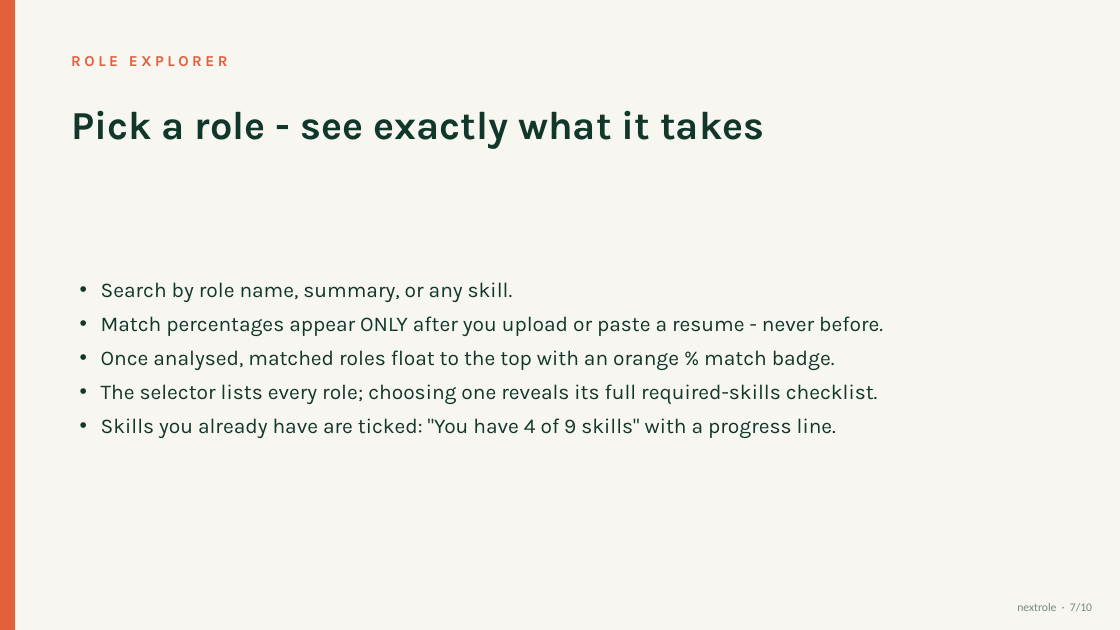
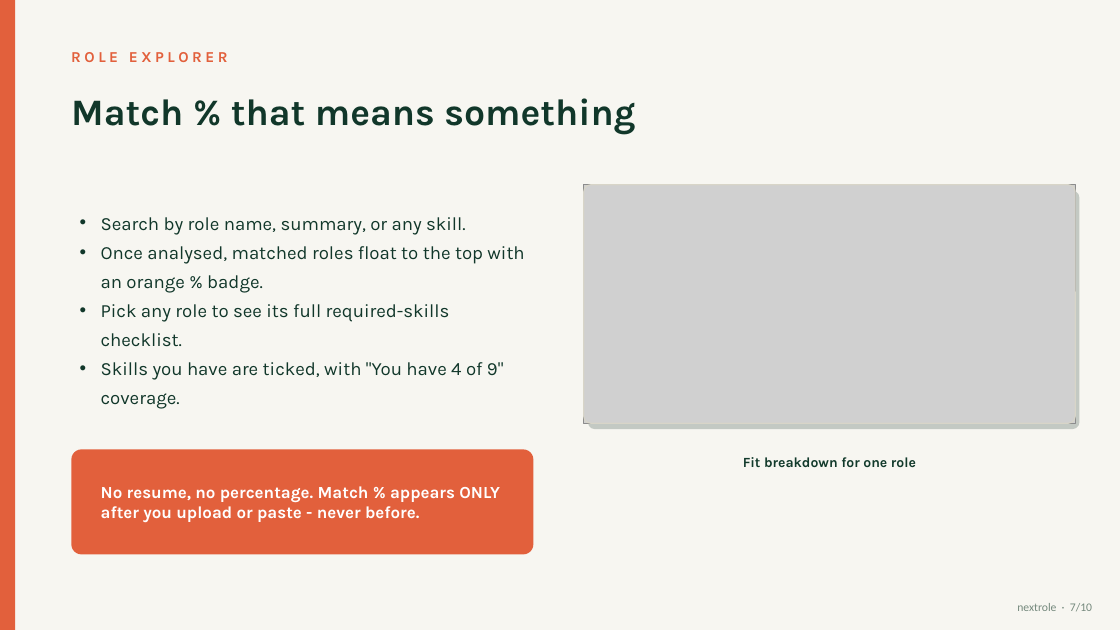
Before and after one commit to saxenavansh070-droid/nextrole, a slide deck: slide 7 of docs/NextRole-Presentation.pptx. Drawn at 1120x630 pixels with LibreOffice and Linux fonts; fonts in the diff are those of the drawing; grey boxes stand for pictures. Boxes give left, top, right and bottom in pixels: in the first picture for what was removed or moved away, otherwise in the second. Text is boxed around its words. In the diff, an @@ line names an element or a change of style, - is before the commit and + after.

Commit message:
Presentation v3: image-led design with real app screenshots and logo

```diff
--- a/docs/NextRole-Presentation.pptx
+++ b/docs/NextRole-Presentation.pptx
@@ text "ROLE EXPLORER" moved from (x1=71, y1=56, x2=228, y2=66) to (x1=71, y1=52, x2=228, y2=62) @@
@@ text removed at (x1=71, y1=110, x2=764, y2=149) @@
-Pick a role - see exactly what it takes
@@ text added at (x1=71, y1=98, x2=635, y2=135), 32 pt, text #11372A, bold @@
+Match % that means something
@@ text "Search by role name, summary, ..." moved from (x1=101, y1=282, x2=883, y2=438) to (x1=101, y1=217, x2=524, y2=409) @@
@@ picture added at (x1=584, y1=185, x2=1075, y2=423) @@
@@ rounded rectangle added at (x1=584, y1=185, x2=1075, y2=423), outline #D8D5C8 1 pt @@
@@ rounded rectangle added at (x1=588, y1=191, x2=1080, y2=429), fill #0D2C20 at 22% opacity @@
@@ text at (x1=101, y1=217, x2=466, y2=235): size 18 to 16 pt in "Search by role name, summary, or any ..."; line spacing 1.35 to 1.3 @@
@@ text at (x1=101, y1=246, x2=524, y2=409): text changed; size 18 to 16 pt @@
-• Match percentages appear ONLY after you upload or paste a resume - never before.
-• Once analysed, matched roles float to the top with an orange % match badge.
-• The selector lists every role; choosing one reveals its full required-skills checklist.
-• Skills you already have are ticked: "You have 4 of 9 skills" with a progress line.
+• Once analysed, matched roles float to the top with an orange % badge.
+• Pick any role to see its full required-skills checklist.
+• Skills you have are ticked, with "You have 4 of 9" coverage.
@@ rounded rectangle added at (x1=71, y1=450, x2=534, y2=555), fill #E2603C @@
@@ text added at (x1=743, y1=457, x2=916, y2=467), 12 pt, text #123A2B, bold @@
+Fit breakdown for one role
@@ text added at (x1=101, y1=486, x2=500, y2=523), 14.5 pt, text #FFFFFF, bold @@
+No resume, no percentage. Match % appears ONLY after you upload or paste - never before.
```
Also in this commit, not shown: 8 other slides changed, 1 slide added, 1 slide removed.
